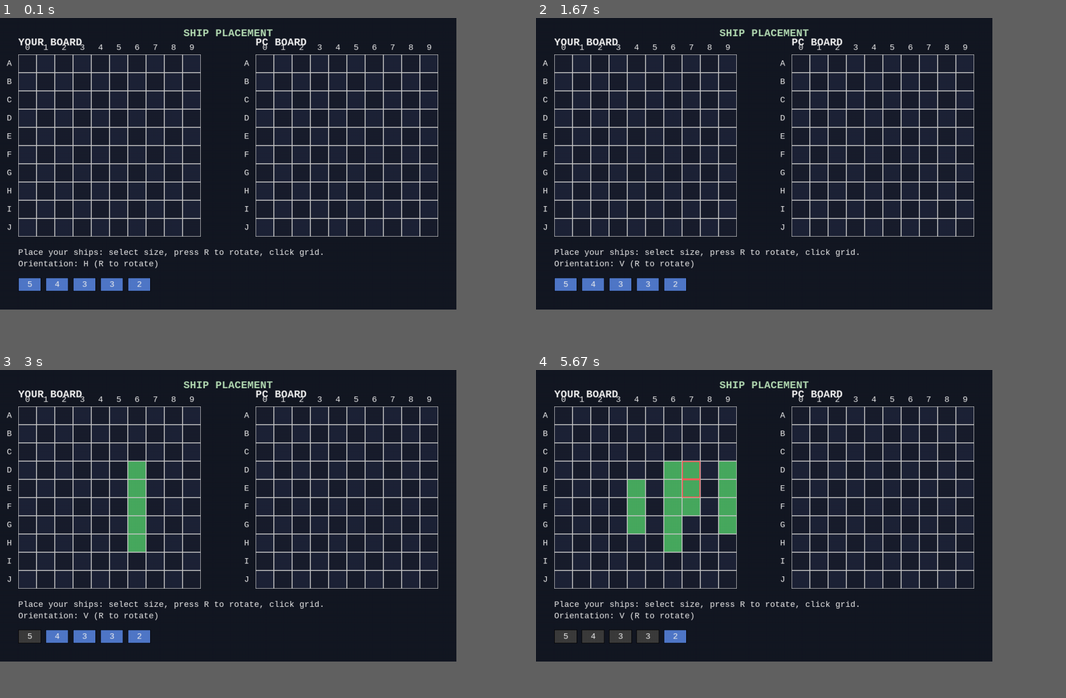
Above: before the commit, frames 1-4 (two rows, left to right).
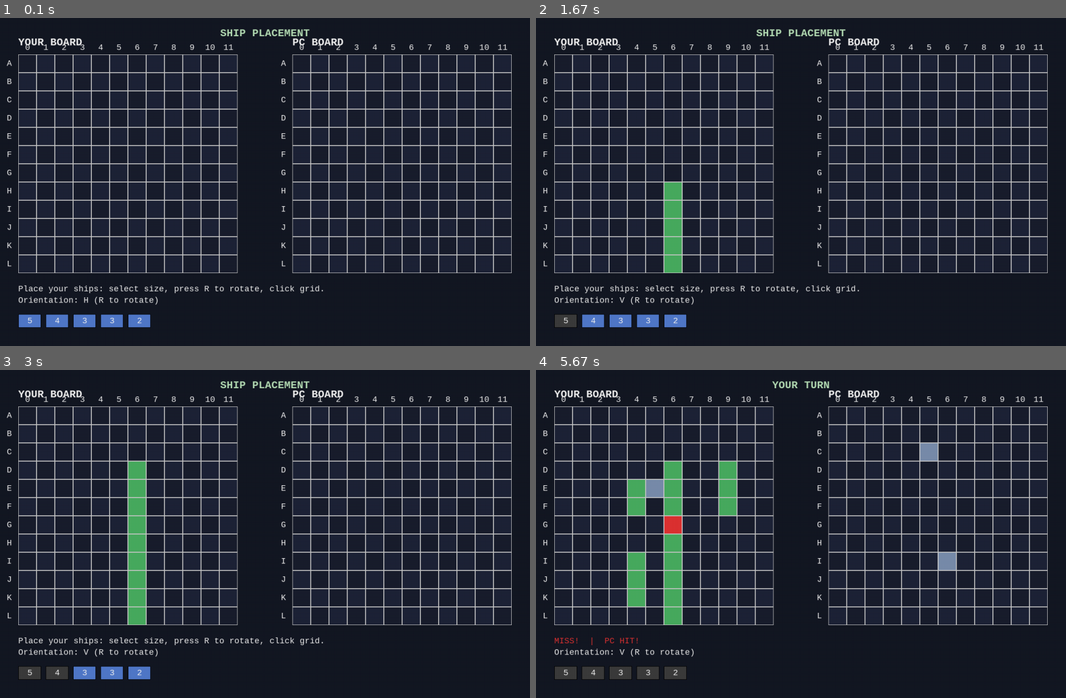
Above: after the commit, the same moments.

Repository: fraggsTitan/battleship-assignment-DAA
Game: pygame game, started from labEval2/ui_game.py
Same seed, same stepped clock (60 frames per second), same inputs: the game is played once before the commit and once after it.
Inputs (mouse positions are in pixels of both pictures, inside the frame that each line leads up to):
- Up to frame 1 (0.1 s): no input
- Up to frame 2 (1.67 s): hold R 0.33-0.8 s; click (673, 185) at 0.88 s; click (636, 257) at 1.22 s; click (997, 296) at 1.55 s
- Up to frame 3 (3 s): click (137, 468) at 1.88 s; click (238, 619) at 2.22 s
- Up to frame 4 (5.67 s): click (726, 465) at 3.05 s; click (938, 504) at 3.38 s; click (626, 566) at 3.72 s; click (636, 491) at 4.05 s; click (917, 452) at 4.38 s; click (652, 570) at 4.72 s; click (944, 570) at 5.05 s; click (684, 474) at 5.38 s
In our replay, the window is 775x496 before the commit and 900x558 after it. These sizes can differ from the game's own. Grey fills any space a smaller window leaves; there, only what the larger window draws over its background counts as a difference.

The runs differ from the first frame. In frame 1, 9.2% of the frame differs, in the area x 1-97%, y 3-95%; in frame 2, 10%; in frame 3, 9.8%; in frame 4, 12%.

Commit message:
UI of the game has been updated...

Diff:
--- a/ui_game.py
+++ b/labEval2/ui_game.py
@@ -1,11 +1,19 @@
 # ui_pygame.py
 import sys
 import pygame
-from board import BOARD_SIZE, SHIP_SIZES, SHIP, EMPTY, HIT, MISS
 from game import BattleshipGame
+from Grid import Grid
+from Fleet import Fleet
+from Ship import Ship
+from typing import Set,List,Tuple
+
+"""
+    SHASHAANK MK- CB.SC.U4CSE24048
+"""
 
 pygame.init()
-
+BOARD_SIZE=12
+SHIP_SIZES=[5,4,3,3,2]
 CELL = 40
 MARGIN_TOP = 80
 MARGIN_SIDE = 40
@@ -23,6 +31,7 @@
 HOVER_COLOR  = (255, 215, 0)    # Gold (very visible)
 VALID_COLOR  = (80, 220, 120)   # Bright mint green
 INVALID_COLOR= (255, 90, 90)    # Light danger red
+SUNK_COLOR = (255, 215, 0)  # Yellow
 
 
 FONT = pygame.font.SysFont("consolas", 20)
@@ -81,16 +90,24 @@
             rect = pygame.Rect(x0 + c * CELL, y0 + r * CELL, CELL, CELL)
 
             base_color = (25, 30, 45) if (r + c) % 2 == 0 else (30, 35, 55)
-            cell = board.grid[r][c]
-
-            if cell == HIT:
-                color = HIT_COLOR
-            elif cell == MISS:
-                color = MISS_COLOR
-            elif cell == SHIP and reveal_ships:
-                color = SHIP_COLOR
+            fleet = board.fleet
+            coord = (r, c)
+
+            if fleet.cellHit(coord):
+                if coord in fleet.nodes:
+                    ship = fleet.nodes[coord]
+                    if ship.isSunk():   # assuming you have this
+                        color = SUNK_COLOR
+                    else:
+                        color = HIT_COLOR
+                else:
+                    color = MISS_COLOR
             else:
-                color = base_color
+                if reveal_ships and coord in fleet.nodes:
+                    color = SHIP_COLOR
+                else:
+                    color = base_color
+
 
             pygame.draw.rect(surface, color, rect)
             pygame.draw.rect(surface, GRID, rect, 1)
@@ -164,30 +181,52 @@
                         cell = mouse_to_cell((mx, my), ai_anchor)
                         if cell:
                             r, c = cell
-                            res = game.player_shoot(r, c)
-                            if res in ("HIT", "MISS"):
-                                ar, ac, ares = game.ai_shoot()
+                            record = game.player_shoot(r, c)
+                            if record is None:
+                                message = "You already shot there."
+                            else:
+                                if record.hit:
+                                    if record.sunk:
+                                        message = "You SUNK a ship!"
+                                    else:
+                                        message = "HIT!"
+                                else:
+                                    message = "MISS!"
                                 if game.player_won():
                                     message = "YOU WIN! All enemy ships sunk."
-                                elif game.ai_won():
-                                    message = "PC WINS! Your fleet is destroyed."
-                                else:
-                                    message = f"You: {res} at {chr(ord('A')+r)}{c}, PC: {ares} at {chr(ord('A')+ar)}{ac}"
-                            elif res == "REPEAT":
-                                message = "You already shot there."
+                                if not game.player_won():
+                                    pygame.display.flip()   # show player's result first
+                                    pygame.time.wait(400)   # short pause
+                                    ar, ac, a_record = game.ai_shoot()
+
+                                    if a_record.hit:
+                                        if a_record.sunk:
+                                            message += "  |  PC SUNK your ship!"
+                                        else:
+                                            message += "  |  PC HIT!"
+                                    else:
+                                        message += "  |  PC MISS!"
+                                    if game.ai_won():
+                                        message = "PC WINS! Your fleet is destroyed."
+
 
         screen.fill(BG)
 
-        banner = BIG.render(
-            "SHIP PLACEMENT" if placing_phase else "YOUR TURN",
-            True,
-            (180, 220, 180),
-        )
-        screen.blit(banner, (WIDTH // 2 - banner.get_width() // 2, 20))
+        if game.player_won():
+            banner_text = "YOU WIN!"
+        elif game.ai_won():
+            banner_text = "PC WINS!"
+        elif placing_phase:
+            banner_text = "SHIP PLACEMENT"
+        else:
+            banner_text = "YOUR TURN"
+
+        banner = BIG.render(banner_text, True, (180, 220, 180))
+        screen.blit(banner, (WIDTH//2 - banner.get_width()//2, 20))
 
         draw_board(
             screen,
-            game.player_board,
+            game.player_place_board,
             player_anchor,
             reveal_ships=True,
             title="YOUR BOARD",
@@ -195,7 +234,7 @@
 
         draw_board(
             screen,
-            game.player_view if not placing_phase else game.ai_board,
+            game.ai_place_board,
             ai_anchor,
             reveal_ships=False,
             title="PC BOARD",
